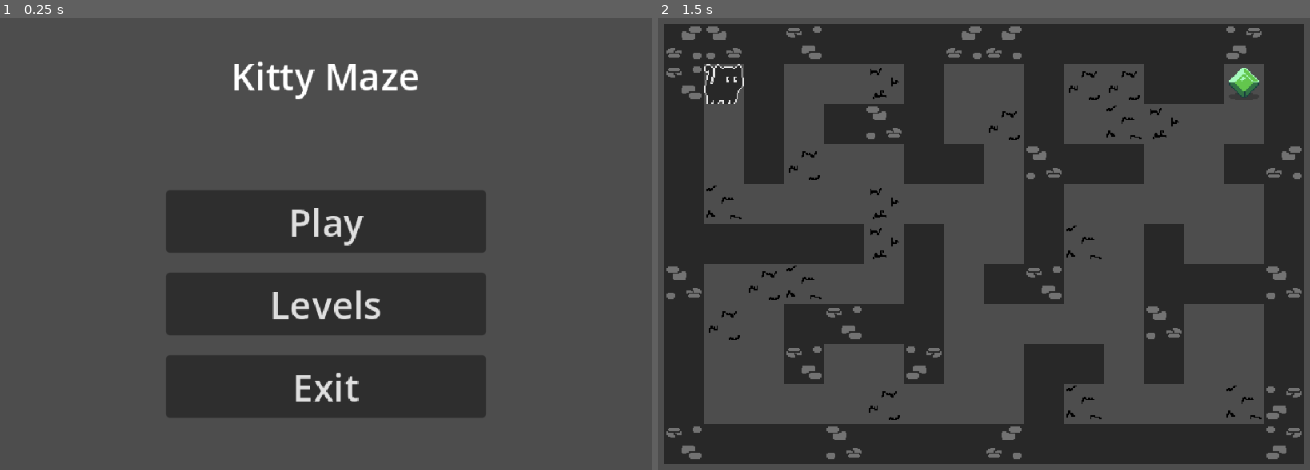
Above: before the commit, frames 1-2 (left to right).
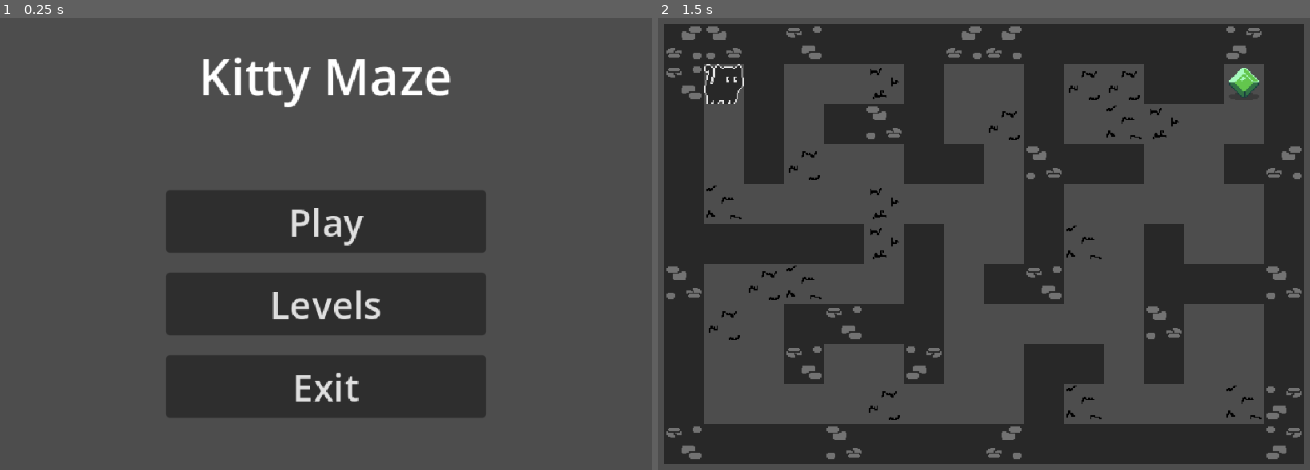
Above: after the commit, the same moments.

Repository: edshin7/Maze-Game-Godot
Game: Godot game, scene res://UI/main_menu.tscn
Two runs of this game, one before a commit and one after it. Both use one fixed random seed, a clock stepped at 60 frames per second and the inputs below. The project has no main scene, so this scene is started directly.
Inputs:
- Up to frame 1 (0.25 s): no input
- Up to frame 2 (1.5 s): click "Play" at 0.5 s; tap Enter at 1.25 s; hold D (move_right) from 1.28 s (still down)

The runs differ from the first frame. In frame 1, 1.5% of the frame differs, in the area x 31-70%, y 8-20%; in frame 2, nothing differs.

Commit message:
Fifth commit for Task 5 REDONE

Diff:
--- a/UI/level_select_page.tscn
+++ b/UI/level_select_page.tscn
@@ -20,7 +20,20 @@
 offset_bottom = 147.0
 grow_horizontal = 2
 theme_override_colors/font_color = Color(1, 1, 1, 1)
-theme_override_font_sizes/font_size = 30
+theme_override_font_sizes/font_size = 40
+text = "Select Level"
+horizontal_alignment = 1
+vertical_alignment = 1
+
+[node name="TitleLabel2" type="Label" parent="."]
+layout_mode = 1
+anchors_preset = 10
+anchor_right = 1.0
+offset_top = 64.0
+offset_bottom = 147.0
+grow_horizontal = 2
+theme_override_colors/font_color = Color(1, 1, 1, 1)
+theme_override_font_sizes/font_size = 40
 text = "Select Level"
 horizontal_alignment = 1
 vertical_alignment = 1
--- a/UI/main_menu.tscn
+++ b/UI/main_menu.tscn
@@ -19,7 +19,7 @@
 offset_bottom = 147.0
 grow_horizontal = 2
 theme_override_colors/font_color = Color(1, 1, 1, 1)
-theme_override_font_sizes/font_size = 30
+theme_override_font_sizes/font_size = 40
 text = "Kitty Maze"
 horizontal_alignment = 1
 vertical_alignment = 1
